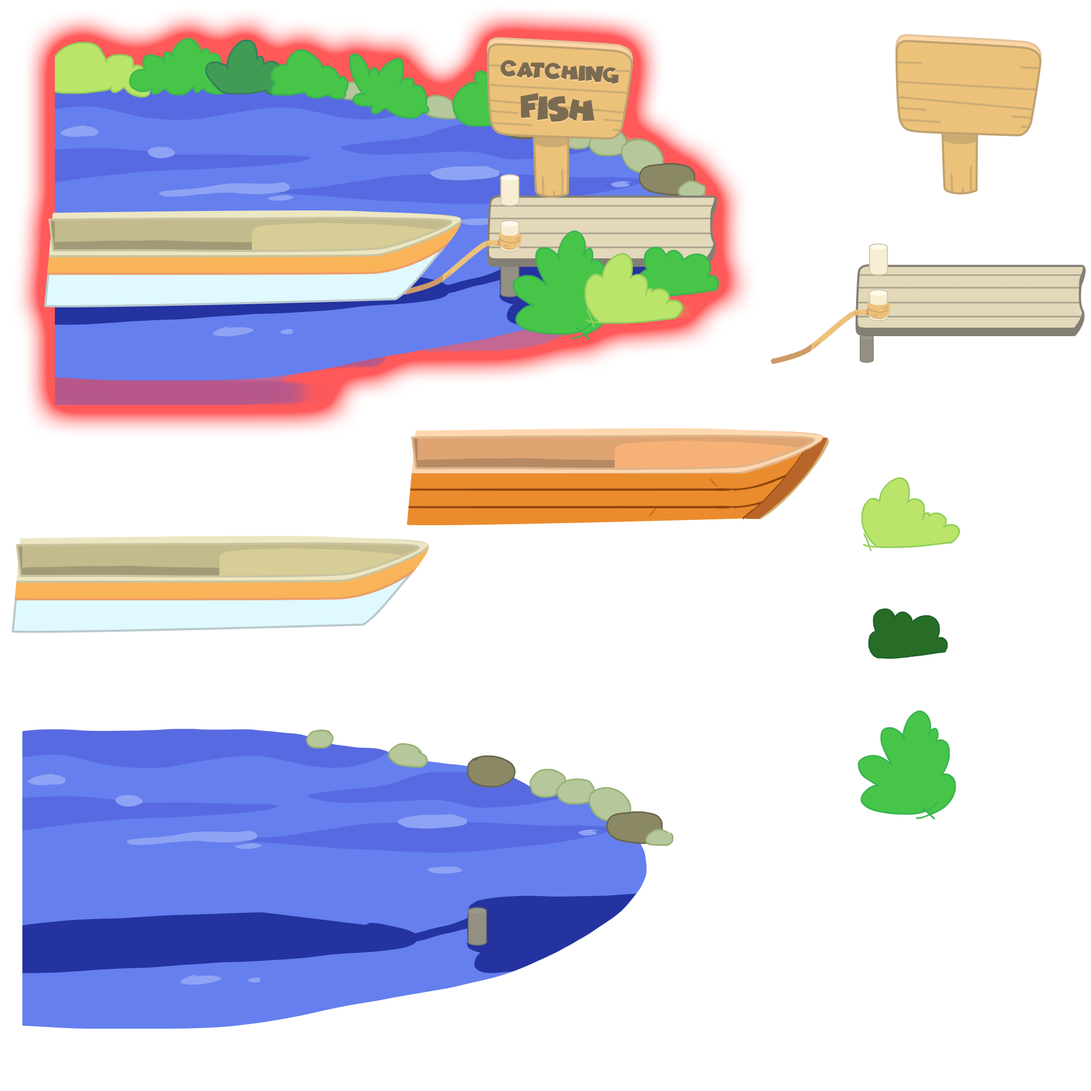
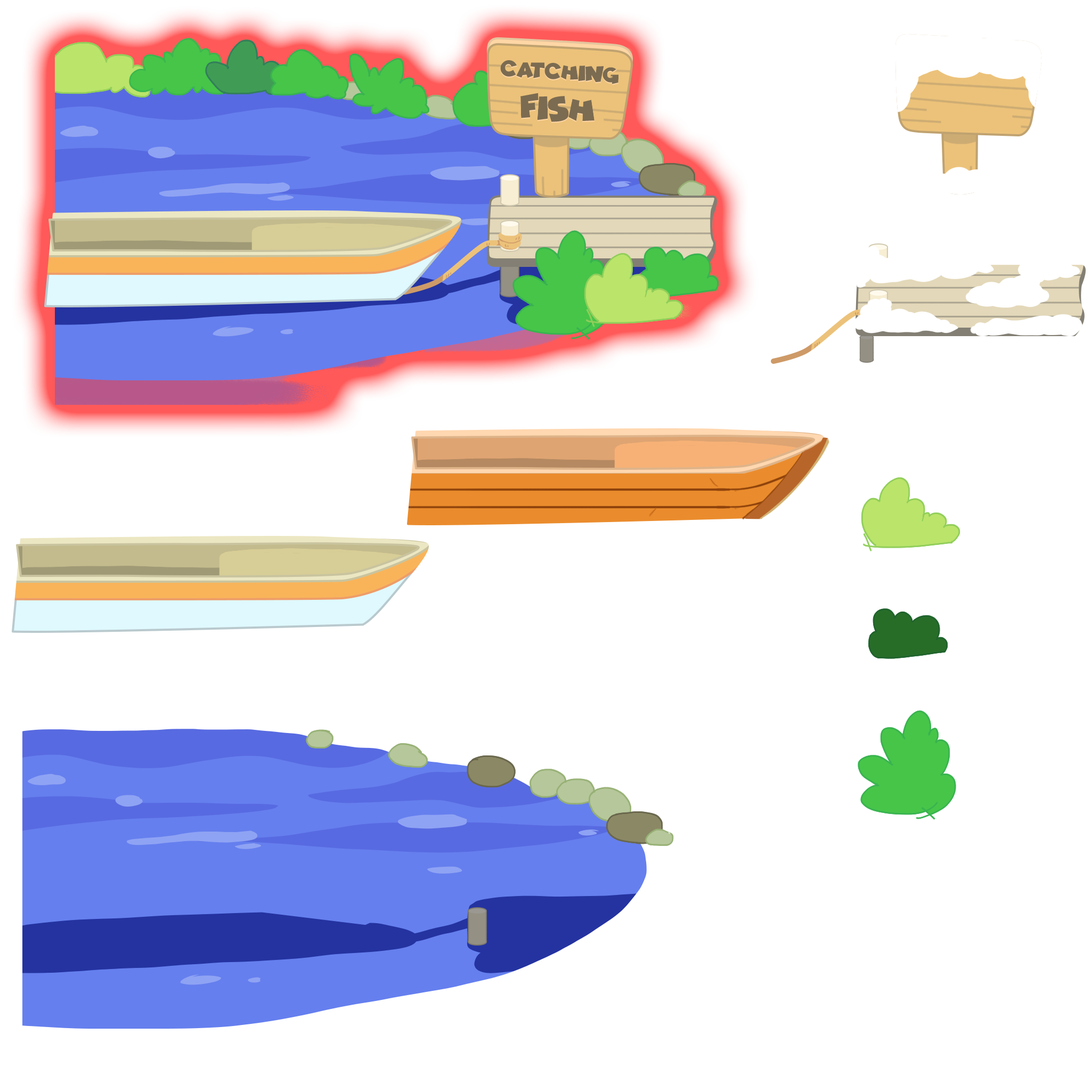
Layer changes from the first 1091px x 1091px image to the second:
added layer "Layer 70" in group "lake" over [855, 245, 1084, 337]
added layer "Layer 69" in group "lake" over [895, 34, 1042, 195]
